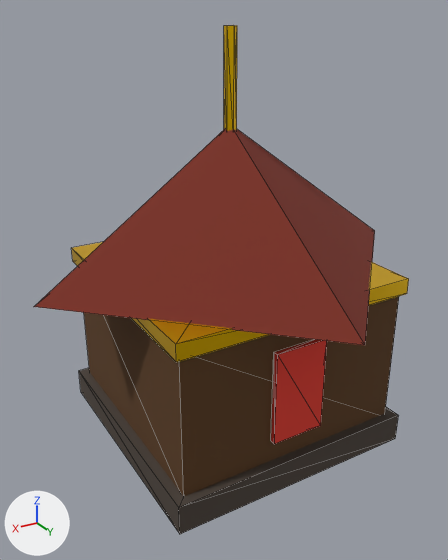
What one commit did to the glTF model empire/assets/models/bld_townhall.glb.
One viewpoint serves both versions: a 50 mm camera at (3.09, 5.04, 4.2) aimed at (0.12, 0.09, 1.72). Lighting does not change. The marker at lower left points along +X, +Y and +Z. The older version comes first. Mesh edges are drawn as thin lines. Vertices at exactly the same position are counted once.

The first picture shows 'bld_townhall'.
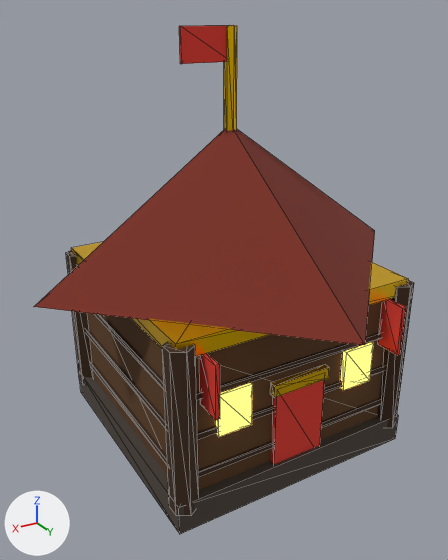
The change, as a list of edits to the scene's bpy script:
```text
Add mat_th_win:
    mat_th_win = principled_material('th_win')
    mat_th_win.base_color = (1.0, 0.604, 0.133)  # orange #ffcc66
    mat_th_win.roughness = 0.9
    mat_th_win.emission_color = (1.0, 0.604, 0.133)  # orange #ffcc66
    mat_th_win.emission_strength = 1.6
Add mat_wooddk:
    mat_wooddk = principled_material('woodDk')
    mat_wooddk.base_color = (0.0423, 0.0176, 0.00518)  # brown #3a2410
    mat_wooddk.roughness = 0.9
Change me_куб_002:
    used by ob_bld_townhall; location = (0.0, 0.0, 0.0)
    remove me_куб_002.from_pydata(...)  # 49 vertices, 74 faces; spans x -2.0..2.0, y -2.0..2.0, z 0.0..4.1
    add me_куб_002.from_pydata(...)  # 189 vertices, 294 faces; spans x -2.0..2.0, y -2.0..2.0, z 0.0..4.1
    me_куб_002 part 1: a new loose piece, a box spanning x -1.23..1.23, y -1.23..1.23, z 0.47..0.53, in mat_wooddk (brown #3a2410)
    me_куб_002 part 2: a new loose piece, a box spanning x -1.23..1.23, y -1.23..1.23, z 0.87..0.93, in mat_wooddk (brown #3a2410)
    me_куб_002 part 3: a new loose piece, a box spanning x -1.23..1.23, y -1.23..1.23, z 1.27..1.33, in mat_wooddk (brown #3a2410)
    me_куб_002 part 4: a new loose piece, a 6-sided cylinder along z spanning x -1.31..-1.09, y 1.07..1.33, z 0.19..1.81, in mat_wooddk (brown #3a2410)
    me_куб_002 part 5: a new loose piece, a 6-sided cylinder along z spanning x 1.09..1.31, y -1.33..-1.07, z 0.19..1.81, in mat_wooddk (brown #3a2410)
    me_куб_002 part 6: a new loose piece, a 6-sided cylinder along z spanning x 1.09..1.31, y 1.07..1.33, z 0.19..1.81, in mat_wooddk (brown #3a2410)
    me_куб_002 part 7: a new loose piece, a box spanning x -0.31..0.31, y 1.21..1.27, z 1.06..1.18, in mat_gold (yellow #ffcc00)
    me_куб_002 part 8: a new loose piece, a box spanning x 0.0..0.5, y -0.015..0.015, z 3.8..4.1, in mat_crimson (red #e0392b)
    me_куб_002 part 9: the loose piece of 8 vertices spanning x -0.28..0.28, y 1.19..1.25, z 0.53..1.48 is moved by (0.0, 0.0, -0.35)
    me_куб_002 part 10: a new loose piece, a box spanning x -1.02..-0.98, y 1.2..1.46, z 1.2..1.7, in mat_crimson (red #e0392b)
    me_куб_002 part 11: a new loose piece, a box spanning x 0.98..1.02, y 1.2..1.46, z 1.2..1.7, in mat_crimson (red #e0392b)
    me_куб_002 part 12: a new loose piece, a box spanning x -0.87..-0.53, y 1.19..1.25, z 0.84..1.26, in mat_th_win (orange #ffcc66, glowing orange #ffcc66)
    me_куб_002 part 13: a new loose piece, a box spanning x 0.53..0.87, y 1.19..1.25, z 0.84..1.26, in mat_th_win (orange #ffcc66, glowing orange #ffcc66)
    other edits to the shape of me_куб_002 do not show in these pictures
    add me_куб_002.materials.append(mat_wooddk)  # brown #3a2410
    add me_куб_002.materials.append(mat_th_win)  # orange #ffcc66, glowing orange #ffcc66
```

Pixel boxes [x1, y1, x2, y2] of what changed, in the pictures (448 x 560 px; the box of a moved part takes in the faces that stretch with it):
'bld_townhall', reshaped
    before: [34, 25, 409, 534]
    after: [34, 25, 414, 534]
part 1 of me_куб_002, added (mostly hidden)
    after: [89, 360, 381, 478]
part 2 of me_куб_002, added (mostly hidden)
    after: [86, 329, 385, 440]
part 3 of me_куб_002, added (mostly hidden)
    after: [95, 314, 381, 400]
part 4 of me_куб_002, added (brown)
    after: [377, 281, 414, 428]
part 5 of me_куб_002, added
    after: [66, 250, 93, 385]
part 6 of me_куб_002, added (brown)
    after: [162, 342, 199, 516]
part 7 of me_куб_002, added (yellow)
    after: [270, 365, 329, 398]
part 8 of me_куб_002, added (red)
    after: [179, 25, 230, 64]
part 9 of me_куб_002, moved or reshaped
    before: [271, 340, 327, 444]
    after: [270, 380, 325, 464]
part 10 of me_куб_002, added (red)
    after: [378, 299, 406, 355]
part 11 of me_куб_002, added (red)
    after: [199, 353, 220, 420]
part 12 of me_куб_002, added
    after: [341, 342, 373, 390]
part 13 of me_куб_002, added
    after: [216, 383, 253, 437]
